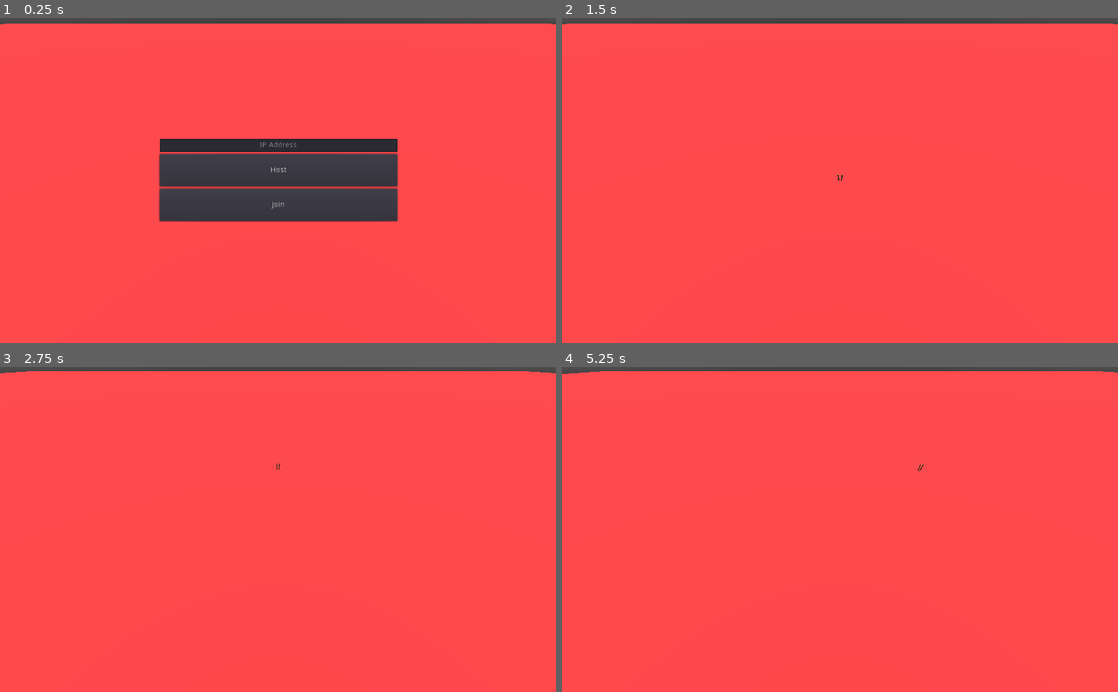
Above: before the commit, frames 1-4 (two rows, left to right).
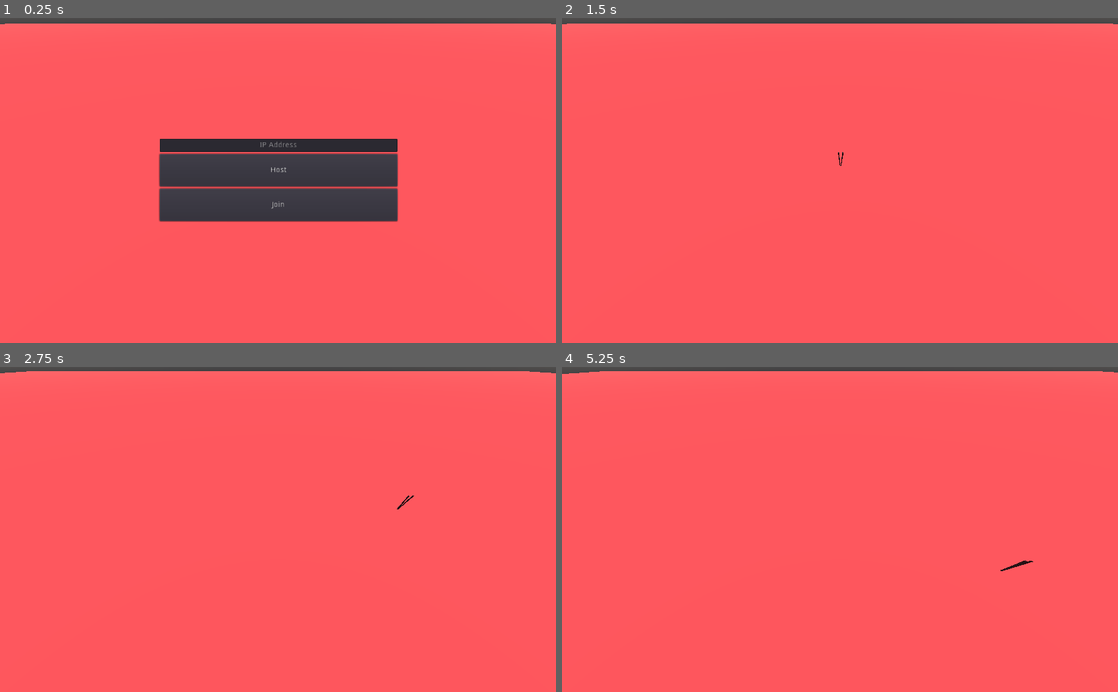
Above: after the commit, the same moments.

Repository: MikeTeok/LouSangOnline
Game: Godot game, scene res://scenes/Game.tscn
Two runs of this game, one before a commit and one after it. Both use one fixed random seed, a clock stepped at 60 frames per second and the inputs below.
Inputs (mouse positions are in pixels of both pictures, inside the frame that each line leads up to):
- Up to frame 1 (0.25 s): no input
- Up to frame 2 (1.5 s): click (840, 144) at 0.52 s; type "12" at 0.6 s; click "Host" at 1.25 s
- Up to frame 3 (2.75 s): tap Enter at 2 s; move the mouse to (400, 513) at 2.02 s; hold S (camera_backward) from 2.03 s (still down)
- Up to frame 4 (5.25 s): tap Space at 2.75, 5 s; move the mouse to (728, 545) at 2.77 s; release S (camera_backward) at 2.78 s; tap W (camera_forward) at 2.85 s; tap Enter at 3.5 s; move the mouse to (895, 458) at 3.52 s; hold A (camera_left) 3.53-4.28 s; move the mouse to (812, 594) at 4.27 s; tap Q (camera_pan) at 4.35 s; move the mouse to (1006, 578) at 5.02 s; hold D (camera_right) from 5.03 s (still down)

The runs differ from the first frame. In frame 1, less than 0.1% of the frame differs, in the area x 0-100%, y 1-3%; in frame 2, 0.1%; in frame 3, 0.2%; in frame 4, 0.3%, in the area x 0-100%, y 1-63%.

Commit message:
player follow cursor
player follow cursor

Diff:
--- a/scenes/Game.tscn
+++ b/scenes/Game.tscn
@@ -12,7 +12,7 @@
 
 [sub_resource type="VisualShader" id=4]
 code = "shader_type spatial;
-render_mode specular_schlick_ggx;
+render_mode blend_add, specular_schlick_ggx;
 
 
 
@@ -37,7 +37,9 @@
 
 }
 "
-nodes/fragment/0/position = Vector2( 640, 40 )
+graph_offset = Vector2( 0, 150 )
+modes/blend = 1
+nodes/fragment/0/position = Vector2( 680, 40 )
 nodes/fragment/2/node = SubResource( 3 )
 nodes/fragment/2/position = Vector2( 416, 186 )
 nodes/fragment/connections = PoolIntArray( 2, 0, 0, 0 )
@@ -97,6 +99,7 @@
 text = "Join"
 
 [node name="Floor" type="StaticBody" parent="."]
+input_ray_pickable = false
 
 [node name="CollisionShape" type="CollisionShape" parent="Floor"]
 transform = Transform( 1, 0, 0, 0, 1, 0, 0, 0, 1, 0, -1, 0 )
@@ -111,14 +114,14 @@
 [node name="RtsCameralController" type="Spatial" parent="."]
 script = ExtResource( 3 )
 
+[node name="Tween" type="Tween" parent="RtsCameralController"]
+
 [node name="Elevation" type="Spatial" parent="RtsCameralController"]
 transform = Transform( 1, 0, 0, 0, 0.799758, 0.600323, 0, -0.600323, 0.799758, 0, 0, 0 )
 
 [node name="Camera" type="Camera" parent="RtsCameralController/Elevation"]
 transform = Transform( 1, 0, 0, 0, 1, 0, 0, 0, 1, 0, 0, 2.15 )
 
-[node name="Tween" type="Tween" parent="."]
-
 [connection signal="text_changed" from="NetworkSetup/VBoxContainer/ip_address" to="NetworkSetup" method="_on_ip_address_text_changed"]
 [connection signal="pressed" from="NetworkSetup/VBoxContainer/Host_button" to="NetworkSetup" method="_on_Host_button_pressed"]
 [connection signal="pressed" from="NetworkSetup/VBoxContainer/Join_button" to="NetworkSetup" method="_on_Join_button_pressed"]
--- a/scenes/chopstick.tscn
+++ b/scenes/chopstick.tscn
@@ -1,9 +1,10 @@
 [gd_scene load_steps=3 format=2]
 
 [ext_resource path="res://chopstick.glb" type="PackedScene" id=1]
-[ext_resource path="res://materials/gold.material" type="Material" id=2]
+[ext_resource path="res://Material.material" type="Material" id=2]
 
 [node name="chopstick" instance=ExtResource( 1 )]
+transform = Transform( 1, 0, 0, 0, 1, 0, 0, 0, 1, 0, 0.123046, 0 )
 
 [node name="left" parent="Armature/Skeleton" index="0"]
 material/0 = ExtResource( 2 )
--- a/scenes/player.tscn
+++ b/scenes/player.tscn
@@ -1,20 +1,13 @@
-[gd_scene load_steps=4 format=2]
+[gd_scene load_steps=3 format=2]
 
 [ext_resource path="res://scenes/chopstick.tscn" type="PackedScene" id=1]
 [ext_resource path="res://scripts/player.gd" type="Script" id=2]
-
-[sub_resource type="CylinderShape" id=5]
-radius = 0.5
-height = 20.0
 
 [node name="Player" type="KinematicBody"]
 transform = Transform( 1, 0, 0, 0, 0.999996, 0.00272274, 0, -0.00272274, 0.999996, 0, 0, 0 )
 script = ExtResource( 2 )
 
 [node name="chopstick" parent="." instance=ExtResource( 1 )]
-
-[node name="CollisionShape" type="CollisionShape" parent="."]
-shape = SubResource( 5 )
 
 [node name="NetworkTickRate" type="Timer" parent="."]
 wait_time = 0.03
--- a/scripts/Game.gd
+++ b/scripts/Game.gd
@@ -16,7 +16,7 @@
 	var player_instance = player.instance()
 	player_instance.set_network_master(id)
 	player_instance.name = str(id)
-	print("add liao")
+	player_instance.camera = $RtsCameralController/Elevation/Camera
 	add_child(player_instance)
 	player_instance.global_transform.origin = Vector3(0, 0, 0)
 
--- a/scripts/player.gd
+++ b/scripts/player.gd
@@ -5,30 +5,28 @@
 onready var tween = $Tween
 onready var timer = $NetworkTickRate
 
-#onready var camera = $Camera
-#var mouseDelta : Vector2 = Vector2()
-#var minLookAngle : float = -45.0
-#var maxLookAngle : float = 45.0
-#var lookSensitivity : float = 0.5
+onready var camera
+var ray_origin = Vector3()
+var ray_end = Vector3()
+
+func _ready():
+	pass
 
 func _physics_process(delta):
 	if is_network_master():
 		pass
 
 func _process (delta):
-	pass
-	# rotate camera along X axis
-	#camera.rotation_degrees -= Vector3(rad2deg(mouseDelta.y), 0, 0) * lookSensitivity * delta
-	# clamp the vertical camera rotation
-	#camera.rotation_degrees.x = clamp(camera.rotation_degrees.x, minLookAngle, maxLookAngle)
-	# rotate player along Y axis
-	#rotation_degrees -= Vector3(0, rad2deg(mouseDelta.x), 0) * lookSensitivity * delta
-	# reset the mouse delta vector
-	#mouseDelta = Vector2()
+	var space_state = get_world().direct_space_state
+	var mouse_position = get_viewport().get_mouse_position()
 
-#func _unhandled_input(event):
-#	if event is InputEventMouseMotion:
-#		mouseDelta = event.relative
+	ray_origin = camera.project_ray_origin(mouse_position)
+	ray_end = ray_origin + camera.project_ray_normal(mouse_position) * 1000
+	var intersection = space_state.intersect_ray(ray_origin, ray_end)
+
+	if not intersection.empty():
+		var pos = intersection.position
+		global_transform.origin = Vector3(pos.x, translation.y, pos.z)
 
 puppet func update_state(p_position):
 	puppet_position = p_position
